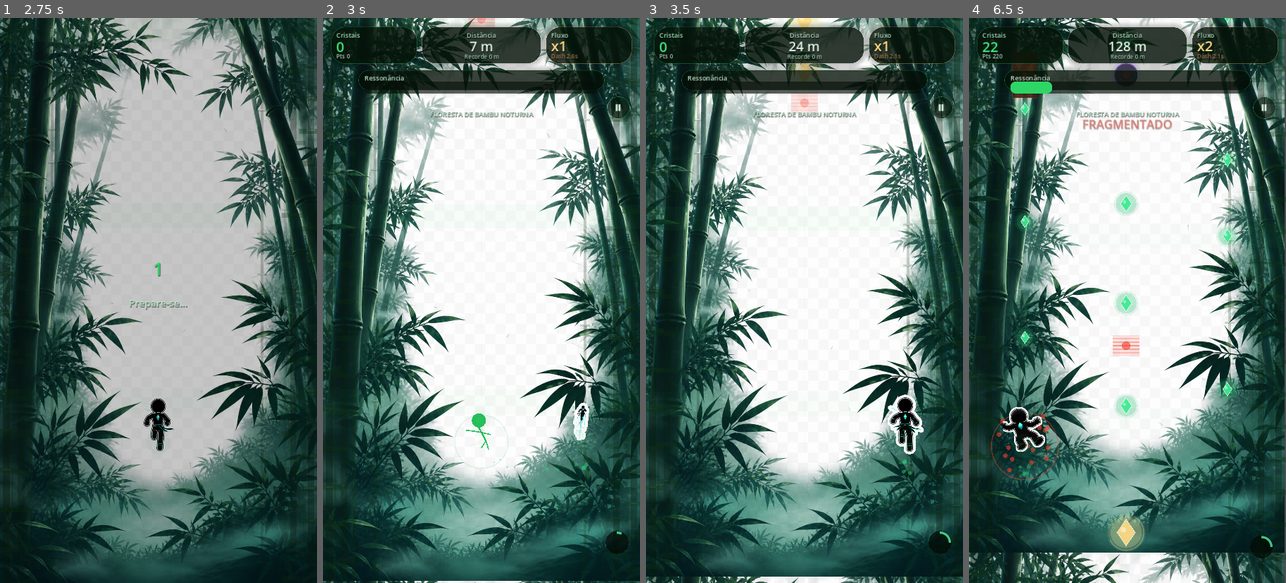
Above: before the commit, frames 1-4 (left to right).
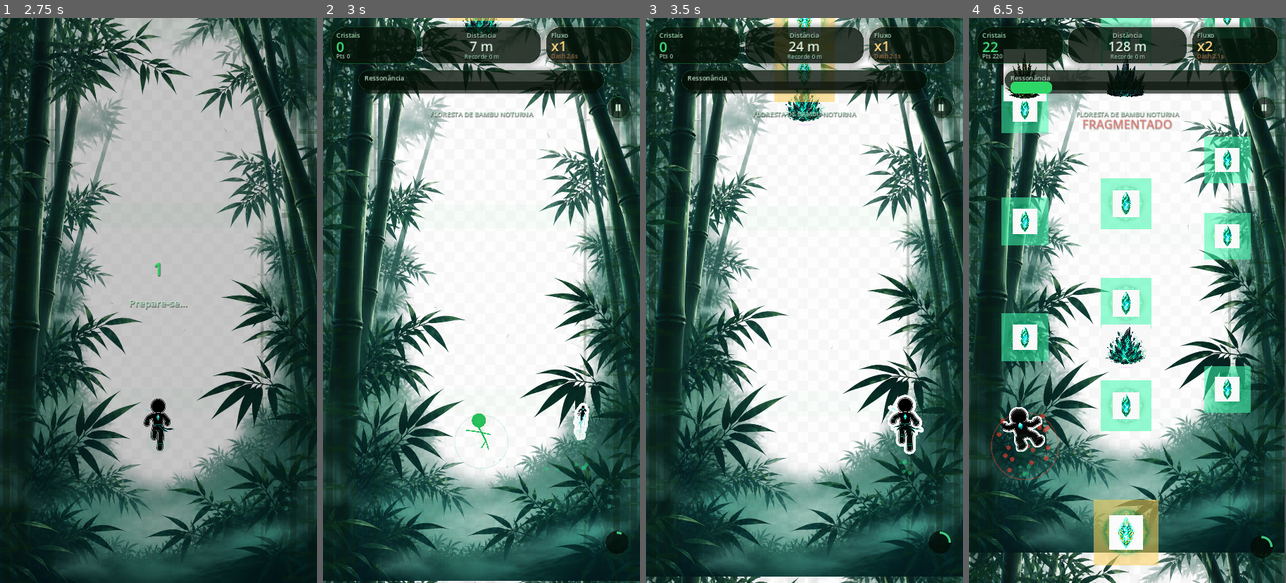
Above: after the commit, the same moments.

Repository: wesley956/corrida-de-cristais
Game: Godot game, scene res://scenes/Main.tscn
Same seed, same stepped clock (60 frames per second), same inputs: the game is played once before the commit and once after it.
Inputs (mouse positions are in pixels of both pictures, inside the frame that each line leads up to):
- Up to frame 1 (2.75 s): click "INICIAR CORRIDA" at 0.5 s; move the mouse to (228, 272) at 1.27 s; hold Right (move_right) 1.28-2 s; hold Up (dash) 1.28-2 s; click (228, 272) at 1.42 s; tap Space (ui_accept) at 1.52 s; drag from (95, 328) to (142, 413) at 2.02 s
- Up to frame 2 (3 s): move the mouse to (513, 176) at 2.77 s; hold Right (move_right) from 2.78 s (still down); hold Up (dash) from 2.78 s (still down)
- Up to frame 3 (3.5 s): keep holding Right (move_right); keep holding Up (dash)
- Up to frame 4 (6.5 s): release Right (move_right) at 3.5 s; release Up (dash) at 3.5 s; drag from (1111, 413) to (1032, 215) at 3.52 s; move the mouse to (1222, 385) at 4.27 s; hold Left (move_left) 4.28-5 s; hold Up (dash) 4.28-5 s; tap Space (ui_accept) at 4.52 s; drag from (1032, 215) to (1079, 159) at 5.02 s; move the mouse to (1143, 300) at 5.77 s; hold Left (move_left) from 5.78 s (still down); hold Up (dash) from 5.78 s (still down); click (1143, 300) at 5.92 s

Frame 1 is identical in both runs. In frame 2, 0.4% of the frame differs, in the area x 39-61%, y 0-4%; in frame 3, 1.4%; in frame 4, 15%, in the area x 10-89%, y 0-97%.

Commit message:
add crystal and obstacle png overlays

Diff:
--- a/fragment-rush/scripts/Main.gd
+++ b/fragment-rush/scripts/Main.gd
@@ -20,6 +20,19 @@
 var player_dash_frames_png: Array[Texture2D] = []
 var player_hit_frames_png: Array[Texture2D] = []
 var player_png_loaded: bool = false
+
+var crystal_common_png: Texture2D = null
+var crystal_rare_png: Texture2D = null
+var crystal_legendary_png: Texture2D = null
+var crystal_glow_png: Texture2D = null
+
+var obstacle_bamboo_png: Texture2D = null
+var obstacle_blade_png: Texture2D = null
+var obstacle_cursed_png: Texture2D = null
+var obstacle_fragment_png: Texture2D = null
+var obstacle_rock_png: Texture2D = null
+
+var entity_png_loaded: bool = false
 
 # Wuxia Color Palette
 const C_BG_DEEP: Color    = Color(0.010, 0.036, 0.016, 1.0)
@@ -1949,6 +1962,7 @@
 	_draw_spiritual_lanes()
 	_draw_afterimages()
 	_draw_entities()
+	_draw_entity_png_overlays()
 	_draw_skin_trails()
 	_draw_particles()
 	_draw_shockwaves()
@@ -1962,7 +1976,6 @@
 		_draw_neo_shell()
 	if screen == "result":
 		_draw_result_badges()
-
 func _load_game_bg_texture_direct(path: String) -> Texture2D:
 	var tex: Texture2D = load(path) as Texture2D
 
@@ -2350,6 +2363,131 @@
 	)
 	draw_set_transform(Vector2.ZERO, 0.0, Vector2.ONE)
 
+
+func _load_entity_png_direct(path: String) -> Texture2D:
+	var tex: Texture2D = load(path) as Texture2D
+
+	if tex == null:
+		push_warning("Entity PNG nao carregou: " + path)
+
+	return tex
+
+func _ensure_entity_png_loaded() -> void:
+	if entity_png_loaded:
+		return
+
+	entity_png_loaded = true
+
+	crystal_common_png = _load_entity_png_direct("res://assets/crystals/crystal_common.png")
+	crystal_rare_png = _load_entity_png_direct("res://assets/crystals/crystal_rare.png")
+	crystal_legendary_png = _load_entity_png_direct("res://assets/crystals/crystal_legendary.png")
+	crystal_glow_png = _load_entity_png_direct("res://assets/crystals/crystal_glow.png")
+
+	obstacle_bamboo_png = _load_entity_png_direct("res://assets/obstacles/obs_bamboo_spike.png")
+	obstacle_blade_png = _load_entity_png_direct("res://assets/obstacles/obs_broken_blade.png")
+	obstacle_cursed_png = _load_entity_png_direct("res://assets/obstacles/obs_cursed_shard.png")
+	obstacle_fragment_png = _load_entity_png_direct("res://assets/obstacles/obs_fragment_spike.png")
+	obstacle_rock_png = _load_entity_png_direct("res://assets/obstacles/obs_spiritual_rock.png")
+
+func _draw_entity_png_center(tex: Texture2D, center: Vector2, size_px: Vector2, tint: Color = Color(1, 1, 1, 1), rotation: float = 0.0) -> void:
+	if tex == null:
+		return
+
+	draw_set_transform(center, rotation, Vector2.ONE)
+	draw_texture_rect(
+		tex,
+		Rect2(-size_px.x * 0.5, -size_px.y * 0.5, size_px.x, size_px.y),
+		false,
+		tint
+	)
+	draw_set_transform(Vector2.ZERO, 0.0, Vector2.ONE)
+
+func _draw_crystal_png_overlay(pos: Vector2, crystal_type: String) -> void:
+	var tex: Texture2D = crystal_common_png
+	var glow_color: Color = Color(0.25, 1.0, 0.70, 1.0)
+	var size_px: float = 58.0
+
+	match crystal_type:
+		"rare":
+			tex = crystal_rare_png
+			size_px = 64.0
+			glow_color = Color(0.40, 1.0, 0.95, 1.0)
+		"epic":
+			tex = crystal_rare_png
+			size_px = 68.0
+			glow_color = Color(0.82, 0.55, 1.0, 1.0)
+		"legendary":
+			tex = crystal_legendary_png
+			size_px = 74.0
+			glow_color = Color(1.0, 0.82, 0.34, 1.0)
+		_:
+			tex = crystal_common_png
+
+	var pulse: float = 1.0 + sin(pulse_time * 3.6 + pos.x * 0.01) * 0.05
+
+	if crystal_glow_png != null:
+		_draw_entity_png_center(
+			crystal_glow_png,
+			pos,
+			Vector2(size_px * 1.9, size_px * 1.9) * pulse,
+			Color(glow_color.r, glow_color.g, glow_color.b, 0.55)
+		)
+	else:
+		draw_circle(pos, size_px * 0.62, Color(glow_color.r, glow_color.g, glow_color.b, 0.18))
+
+	_draw_entity_png_center(tex, pos, Vector2(size_px, size_px) * pulse)
+
+func _draw_obstacle_png_overlay(pos: Vector2, otype: String) -> void:
+	var tex: Texture2D = obstacle_bamboo_png
+	var size_px: Vector2 = Vector2(98.0, 112.0)
+	var danger: Color = Color(1.0, 0.18, 0.18, 1.0)
+	var rot: float = 0.0
+
+	match otype:
+		"bamboo_wall":
+			tex = obstacle_bamboo_png
+			size_px = Vector2(98.0, 118.0)
+		"stone_pillar":
+			tex = obstacle_rock_png
+			size_px = Vector2(100.0, 112.0)
+		"energy_barrier":
+			tex = obstacle_cursed_png
+			size_px = Vector2(112.0, 96.0)
+			danger = Color(0.90, 0.32, 1.0, 1.0)
+		"spirit_trap":
+			tex = obstacle_fragment_png
+			size_px = Vector2(108.0, 108.0)
+			danger = Color(0.90, 0.32, 1.0, 1.0)
+			rot = sin(pulse_time * 1.4) * 0.08
+		"spinning_blade":
+			tex = obstacle_blade_png
+			size_px = Vector2(112.0, 112.0)
+			rot = pulse_time * 1.8
+		_:
+			tex = obstacle_fragment_png
+
+	draw_circle(pos, maxf(size_px.x, size_px.y) * 0.46, Color(danger.r, danger.g, danger.b, 0.14))
+	_draw_entity_png_center(tex, pos, size_px, Color(1, 1, 1, 1), rot)
+
+func _draw_entity_png_overlays() -> void:
+	if screen not in ["game", "countdown", "pause"]:
+		return
+
+	_ensure_entity_png_loaded()
+
+	for item: Variant in entities:
+		if typeof(item) != TYPE_DICTIONARY:
+			continue
+
+		var e: Dictionary = item
+		var pos: Vector2 = Vector2(float(e.get("x", 0.0)), float(e.get("y", 0.0)))
+		var etype: String = str(e.get("type", ""))
+
+		if etype == "crystal":
+			_draw_crystal_png_overlay(pos, str(e.get("crystal_type", "common")))
+		elif etype == "obstacle":
+			_draw_obstacle_png_overlay(pos, str(e.get("otype", "bamboo_wall")))
+
 func _try_draw_player_png() -> bool:
 	_ensure_player_png_loaded()
 
